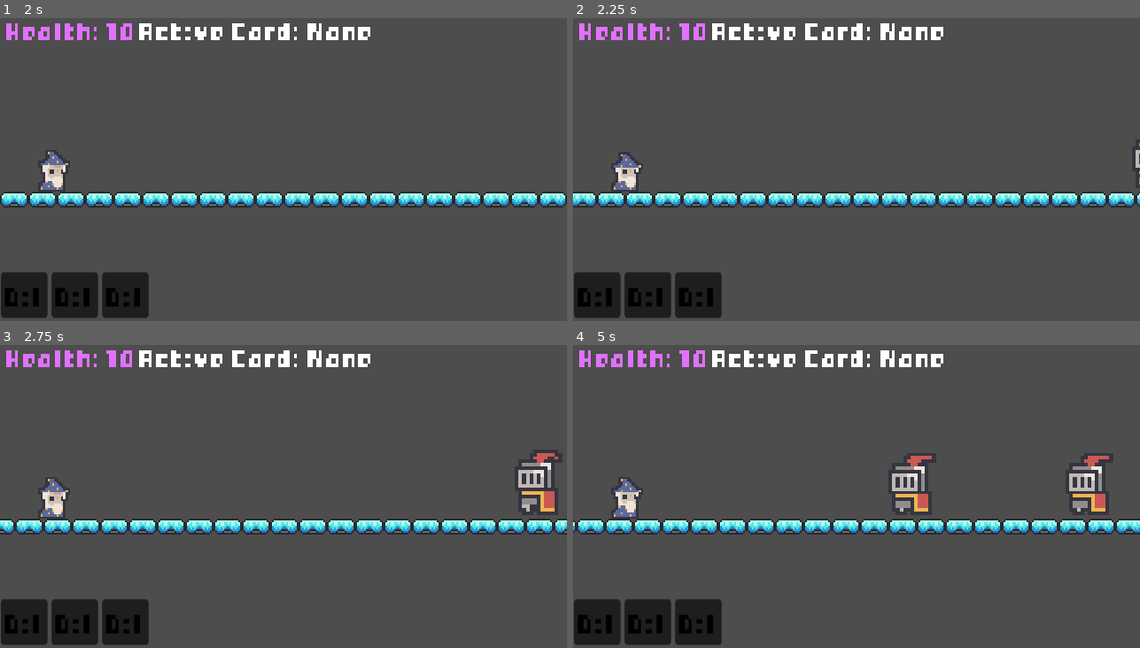
Above: before the commit, frames 1-4 (two rows, left to right).
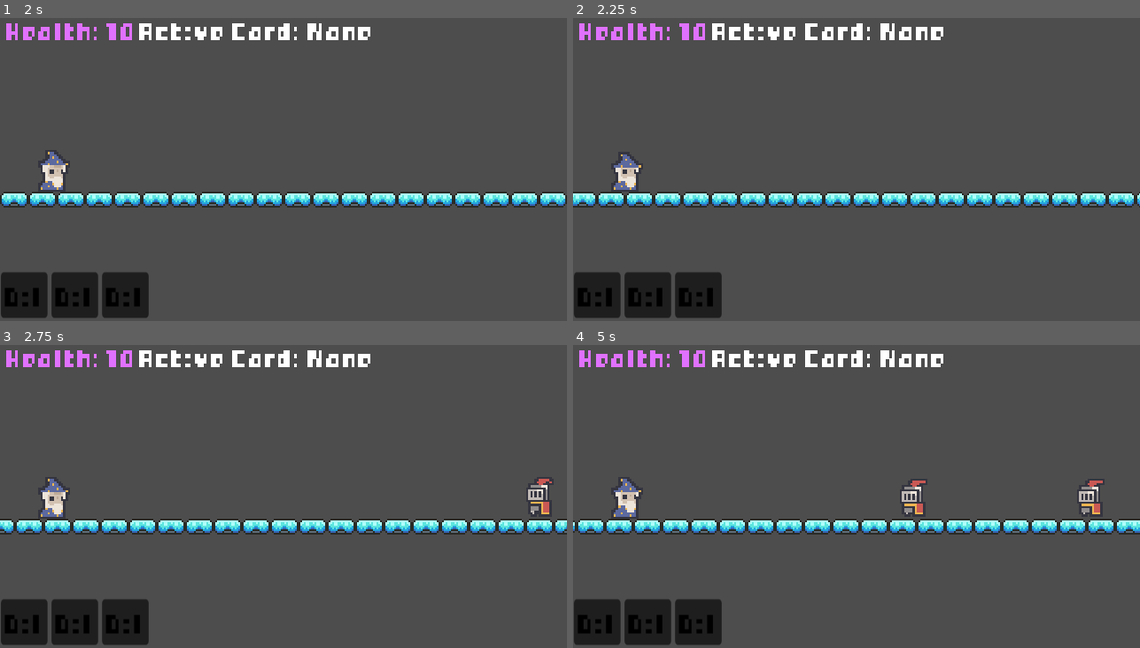
Above: after the commit, the same moments.

Repository: conniepocky/tower-defence-auto-scroller
Game: Godot game, scene res://main.tscn
Same seed, same stepped clock (60 frames per second), same inputs: the game is played once before the commit and once after it.
Inputs (mouse positions are in pixels of both pictures, inside the frame that each line leads up to):
- Up to frame 1 (2 s): tap Space at 0.5 s; move the mouse to (408, 145) at 0.52 s; hold Right (ui_right) 0.53-1.25 s; tap Alt at 0.6 s; click (408, 145) at 0.67 s; tap Enter (ui_accept) at 0.77 s; drag from (170, 178) to (255, 224) at 1.27 s
- Up to frame 2 (2.25 s): move the mouse to (913, 90) at 2.02 s; hold Left (ui_left) from 2.03 s (still down); tap Alt at 2.1 s
- Up to frame 3 (2.75 s): keep holding Left (ui_left)
- Up to frame 4 (5 s): release Left (ui_left) at 2.75 s; drag from (1105, 463) to (686, 441) at 2.77 s; move the mouse to (1026, 535) at 3.52 s; hold Right (ui_right) 3.53-4.25 s; tap Alt at 3.6 s; tap Enter (ui_accept) at 3.77 s; drag from (686, 441) to (975, 463) at 4.27 s

Frame 1 is identical in both runs. In frame 2, less than 0.1% of the frame differs, in the area x 99-100%, y 41-55%; in frame 3, 0.7%; in frame 4, 1.5%, in the area x 56-95%, y 36-56%.

Commit message:
arrow puzzle game made

Diff:
--- a/enemy.tscn
+++ b/enemy.tscn
@@ -1,6 +1,6 @@
 [gd_scene load_steps=11 format=3 uid="uid://bbjd4rmnati4b"]
 
-[ext_resource type="Script" uid="uid://vao7llbrkhre" path="res://character_body_2d.gd" id="1_4gyqm"]
+[ext_resource type="Script" uid="uid://vao7llbrkhre" path="res://scripts/character_body_2d.gd" id="1_4gyqm"]
 [ext_resource type="Texture2D" uid="uid://chsfwve43idcy" path="res://lancelot_.png" id="2_4gyqm"]
 [ext_resource type="AudioStream" uid="uid://dhfv6w3wjcexe" path="res://sound/01_Hurt_v1.wav" id="3_qi2p4"]
 
@@ -49,6 +49,7 @@
 [node name="Node2D" type="Node2D"]
 
 [node name="CharacterBody2D" type="CharacterBody2D" parent="." groups=["enemy"]]
+scale = Vector2(0.596, 0.603)
 script = ExtResource("1_4gyqm")
 
 [node name="CollisionShape2D" type="CollisionShape2D" parent="CharacterBody2D"]
--- a/main.tscn
+++ b/main.tscn
@@ -1,13 +1,14 @@
-[gd_scene load_steps=19 format=3 uid="uid://cje4siaycxq73"]
-
+[gd_scene load_steps=20 format=3 uid="uid://cje4siaycxq73"]
+
+[ext_resource type="PackedScene" uid="uid://qp5b68lblvj7" path="res://puzzle.tscn" id="1_4c57u"]
 [ext_resource type="Texture2D" uid="uid://ceac6m1iurrfk" path="res://platforms.png" id="1_lquwl"]
-[ext_resource type="Script" uid="uid://37it3n683gea" path="res://player.gd" id="2_h2yge"]
-[ext_resource type="Script" uid="uid://bkimxg6ljruy2" path="res://map_generator.gd" id="2_kek77"]
+[ext_resource type="Script" uid="uid://37it3n683gea" path="res://scripts/player.gd" id="2_h2yge"]
+[ext_resource type="Script" uid="uid://bkimxg6ljruy2" path="res://scripts/map_generator.gd" id="2_kek77"]
 [ext_resource type="Texture2D" uid="uid://c23nmjy3rd7cu" path="res://merlin_.png" id="4_lquwl"]
 [ext_resource type="Texture2D" uid="uid://xu7kfr3d3i7w" path="res://hurt.png" id="5_5vw27"]
-[ext_resource type="Script" uid="uid://cgh8g6xko4f57" path="res://spawner.gd" id="5_lquwl"]
+[ext_resource type="Script" uid="uid://cgh8g6xko4f57" path="res://scripts/spawner.gd" id="5_lquwl"]
 [ext_resource type="FontFile" uid="uid://dpglrsp33l377" path="res://bitbybit_ [Font].ttf" id="6_5vw27"]
-[ext_resource type="Script" uid="uid://cs1h7waeesylw" path="res://card_manager.gd" id="6_7mycd"]
+[ext_resource type="Script" uid="uid://cs1h7waeesylw" path="res://scripts/card_manager.gd" id="6_7mycd"]
 [ext_resource type="AudioStream" uid="uid://dduwqm5p2sid3" path="res://sound/01_Power down_v1.wav" id="6_272bh"]
 
 [sub_resource type="TileSetAtlasSource" id="TileSetAtlasSource_7mycd"]
@@ -92,6 +93,9 @@
 
 [node name="Node2D" type="Node2D"]
 
+[node name="puzzle" parent="." instance=ExtResource("1_4c57u")]
+visible = false
+
 [node name="TileMapLayer" type="TileMapLayer" parent="."]
 texture_filter = 1
 position = Vector2(24, 0)
@@ -99,9 +103,10 @@
 tile_set = SubResource("TileSet_h2yge")
 script = ExtResource("2_kek77")
 
-[node name="Player" type="CharacterBody2D" parent="." groups=["player"]]
+[node name="Player" type="CharacterBody2D" parent="." node_paths=PackedStringArray("puzzle") groups=["player"]]
 process_mode = 3
 script = ExtResource("2_h2yge")
+puzzle = NodePath("../puzzle")
 
 [node name="CollisionShape2D" type="CollisionShape2D" parent="Player"]
 position = Vector2(-188, -30)
--- /dev/null
+++ b/puzzle.tscn
@@ -0,0 +1,30 @@
+[gd_scene load_steps=2 format=3 uid="uid://qp5b68lblvj7"]
+
+[ext_resource type="Script" uid="uid://d3jw5jq7adma6" path="res://scripts/puzzle.gd" id="1_03ub4"]
+
+[node name="Node2D" type="Node2D"]
+process_mode = 3
+script = ExtResource("1_03ub4")
+
+[node name="CanvasLayer" type="CanvasLayer" parent="."]
+visible = false
+
+[node name="ColorRect" type="ColorRect" parent="CanvasLayer"]
+anchors_preset = -1
+anchor_right = 1.014
+anchor_bottom = 1.024
+offset_right = -608.96
+offset_bottom = -328.64
+scale = Vector2(16.221052, 9.220441)
+color = Color(1, 0.7294118, 1, 1)
+
+[node name="CenterContainer" type="CenterContainer" parent="CanvasLayer/ColorRect"]
+layout_mode = 0
+offset_right = 40.0
+offset_bottom = 40.0
+
+[node name="VBoxContainer" type="VBoxContainer" parent="CanvasLayer/ColorRect/CenterContainer"]
+layout_mode = 2
+
+[node name="ArrowRow" type="HBoxContainer" parent="CanvasLayer/ColorRect/CenterContainer/VBoxContainer"]
+layout_mode = 2
--- a/player.gd
+++ b/scripts/player.gd
@@ -6,6 +6,8 @@
 var health = 10
 
 var staff_scene = preload("res://staff.tscn")
+
+@export var puzzle : Node2D
 
 func show_icon():
 	var hurt_icon = %HurtIcon
--- /dev/null
+++ b/scripts/puzzle.gd
@@ -0,0 +1,90 @@
+extends Node2D
+
+# CONFIGURATION
+var sequence = []
+var current_index = 0
+var length = 3
+
+# SIGNALS
+signal puzzle_solved
+signal puzzle_failed
+
+@onready var arrow_container = $CanvasLayer/ColorRect/CenterContainer/VBoxContainer/ArrowRow
+
+@onready var ui_layer = $CanvasLayer
+
+func start_puzzle():
+	ui_layer.visible = true
+	get_tree().paused = true
+	generate_sequence()
+
+func close():
+	ui_layer.visible = false
+	get_tree().paused = false
+
+func generate_sequence():
+	print("generating")
+	for child in arrow_container.get_children():
+		child.queue_free()
+
+	sequence.clear()
+	current_index = 0
+
+	var options = ["ui_up", "ui_down", "ui_left", "ui_right"]
+
+	for i in range(length):
+		var random_action = options.pick_random()
+		sequence.append(random_action)
+		add_arrow_icon(random_action)
+
+	print(sequence)
+
+func add_arrow_icon(action_name):
+	var icon = TextureRect.new()
+
+	if action_name == "ui_up": icon.texture = load("res://arrows/up.png")
+	elif action_name == "ui_down": icon.texture = load("res://arrows/down.png")
+	elif action_name == "ui_left": icon.texture = load("res://arrows/left.png")
+	elif action_name == "ui_right": icon.texture = load("res://arrows/right.png")
+
+	# resize + texture filters to look nice
+
+	icon.expand_mode = TextureRect.EXPAND_IGNORE_SIZE
+	icon.custom_minimum_size = Vector2(8, 8)
+	icon.stretch_mode = TextureRect.STRETCH_KEEP_ASPECT_CENTERED
+
+	icon.texture_filter = CanvasItem.TEXTURE_FILTER_NEAREST
+
+	arrow_container.add_child(icon)
+
+func _input(event):
+	if not ui_layer.visible: return
+
+	if event is InputEventKey and event.pressed:
+		check_input(event)
+
+func check_input(event):
+	if sequence.size() == 0:
+		return
+
+	print("pressed key")
+
+	if event.is_action_pressed(sequence[current_index]):
+		var icon = arrow_container.get_child(current_index)
+		icon.modulate = Color.GREEN
+		current_index += 1
+
+		if current_index >= sequence.size():
+			win()
+	else:
+		print("fail")
+		fail()
+
+func win():
+	print("Puzzle Solved!")
+	puzzle_solved.emit()
+	close()
+
+func fail():
+	puzzle_failed.emit()
+	close()
--- a/staff.tscn
+++ b/staff.tscn
@@ -1,7 +1,7 @@
 [gd_scene load_steps=9 format=3 uid="uid://sxnoa88cwf17"]
 
 [ext_resource type="Texture2D" uid="uid://b8by75quhd6jp" path="res://staff_ [merlin].png" id="1_kaih6"]
-[ext_resource type="Script" uid="uid://bmx3y7aoajv53" path="res://staff_projectile.gd" id="1_ycvyx"]
+[ext_resource type="Script" uid="uid://bmx3y7aoajv53" path="res://scripts/staff_projectile.gd" id="1_ycvyx"]
 
 [sub_resource type="AtlasTexture" id="AtlasTexture_ycvyx"]
 atlas = ExtResource("1_kaih6")
Binary file added: arrows/down.png
Not shown, changed: arrows/down.png.import
Binary file added: arrows/left.png
Not shown, changed: arrows/left.png.import
Binary file added: arrows/right.png
Not shown, changed: arrows/right.png.import
Binary file added: arrows/up.png
Not shown, changed: arrows/up.png.import
Binary file removed: charmander.png
Binary file removed: enemy.png
Binary file removed: images/godotwaka.png
Binary file removed: images/godotwaka2.png
(and 14 more such lines)
